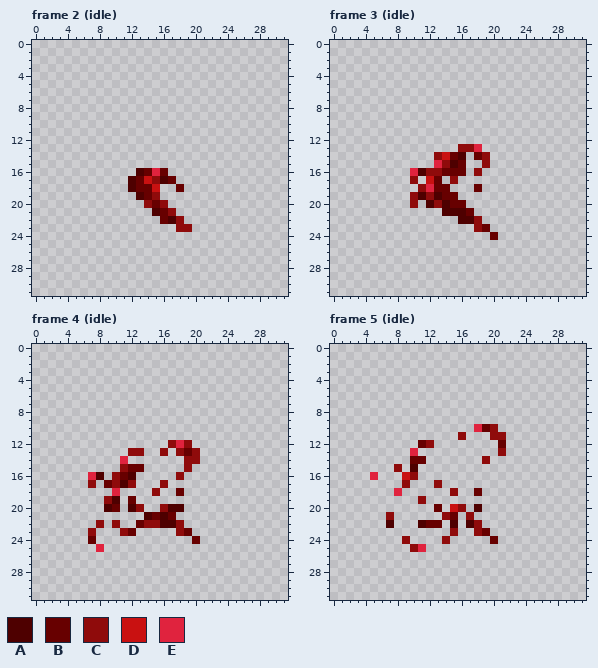
Pixel-art file: src/assets/fx/blood_01/blood_01.aseprite. The picture above was drawn from the file before the commit.
32x32 pixels, 9 frames. Shown: frame 2 (idle), frame 3 (idle), frame 4 (idle), frame 5 (idle). The commit also changed other frames, which this record leaves out.
Palette (. is transparent): A #4e0000  B #670000  C #8f0b0b  D #c91111  E #e0233e
Pixels before, frame 2 (idle), first column x 12:
16 .ABEB...
17 ABDCAB..
18 ABBD..B.
19 .ABC....
20 ..CBC...
21 ...ABC..
22 ....BAC.
23 ......CC
Pixels before, frame 3 (idle), first column x 10:
13 ......CCE..
14 ...CDBA.BC.
15 ...ECAB..C.
16 EACCBBB.C..
17 C.DB.C.....
18 .CEBB...B..
19 CACABB.....
20 C.ACABB....
21 ....AAAB...
22 ......AAC..
23 ........CB.
24 ..........B
Pixels before, frame 4 (idle), first column x 7:
12 ..........CEC.
13 .....CC..C.CBC
14 ....E.......CC
15 ....CBB.....C.
16 EA.CBA.....C..
17 C.BCAC...C....
18 ...E....C..B..
19 ..CA.B........
20 ..AB.AC..CAA..
21 .......ABAB...
22 .C.C..BCCAAC..
23 C...CB.....CB.
24 B............B
25 .E............
Pixels before, frame 5 (idle), first column x 5:
10 .............EBC.
11 ...........C...CC
12 ......BC........B
13 .....E..........C
14 .....BB.......C..
15 ...C.A...........
16 E...DC...........
17 ....C...C........
18 ...E......C..B...
19 ......C..........
20 ........B.DC.A...
21 ..C......CB.C....
22 ..A...ABB.A.AC...
23 ..........C..CB..
24 ....C....C.....B.
25 .....CE..........
The same view after the edit:
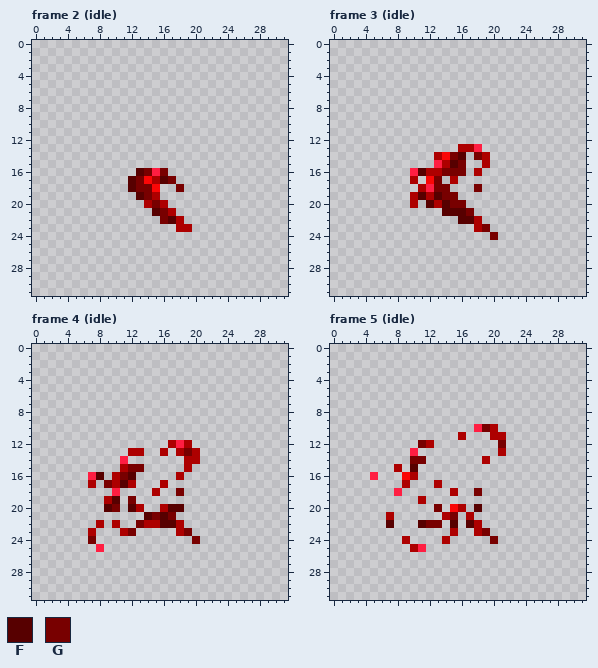
Colours new in this view: F #570000  G #780000
Diff:
colour C: #8f0b0b -> #ad0000
colour D: #c91111 -> #fa0707
colour E: #e0233e -> #ff1e42
Frame 2 (idle), layer "Layer":
y 16: x 13..14 AB -> FG; x 16 B -> G
y 17: x 12..13 AB -> FG; x 16..17 AB -> FG
y 18: x 12..14 ABB -> FGG; x 18 B -> G
y 19: x 13..14 AB -> FG
y 20: x 15 B -> G
y 21: x 15..16 AB -> FG
y 22: x 16..17 BA -> GF
Frame 3 (idle), layer "Layer":
y 14: x 15..16 BA -> GF; x 18 B -> G
y 15: x 15..16 AB -> FG
y 16: x 11 A -> F; x 14..16 BBB -> GGG
y 17: x 13 B -> G
y 18: x 13..14 BB -> GG; x 18 B -> G
y 19: x 11 A -> F; x 13..15 ABB -> FGG
y 20: x 12 A -> F; x 14..16 ABB -> FGG
y 21: x 14..17 AAAB -> FFFG
y 22: x 16..17 AA -> FF
y 23: x 19 B -> G
y 24: x 20 B -> G
Frame 4 (idle), layer "Layer":
y 13: x 19 B -> G
y 15: x 12..13 BB -> GG
y 16: x 8 A -> F; x 11..12 BA -> GF
y 17: x 9 B -> G; x 11 A -> F
y 18: x 18 B -> G
y 19: x 10 A -> F; x 12 B -> G
y 20: x 9..10 AB -> FG; x 12 A -> F; x 17..18 AA -> FF
y 21: x 14..17 ABAB -> FGFG
y 22: x 13 B -> G; x 16..17 AA -> FF
y 23: x 12 B -> G; x 19 B -> G
y 24: x 7 B -> G; x 20 B -> G
Frame 5 (idle), layer "Layer":
y 10: x 19 B -> G
y 12: x 11 B -> G; x 21 B -> G
y 14: x 10..11 BB -> GG
y 15: x 10 A -> F
y 18: x 18 B -> G
y 20: x 13 B -> G; x 18 A -> F
y 21: x 15 B -> G
y 22: x 7 A -> F; x 11..13 ABB -> FGG; x 15 A -> F; x 17 A -> F
y 23: x 19 B -> G
y 24: x 20 B -> G
Changed places in both pictures, as pixel boxes (x1, y1, x2, y2):
changed: (128, 168, 192, 232)
changed: (410, 144, 498, 240)
changed: (88, 440, 200, 552)
changed: (370, 424, 506, 552)
